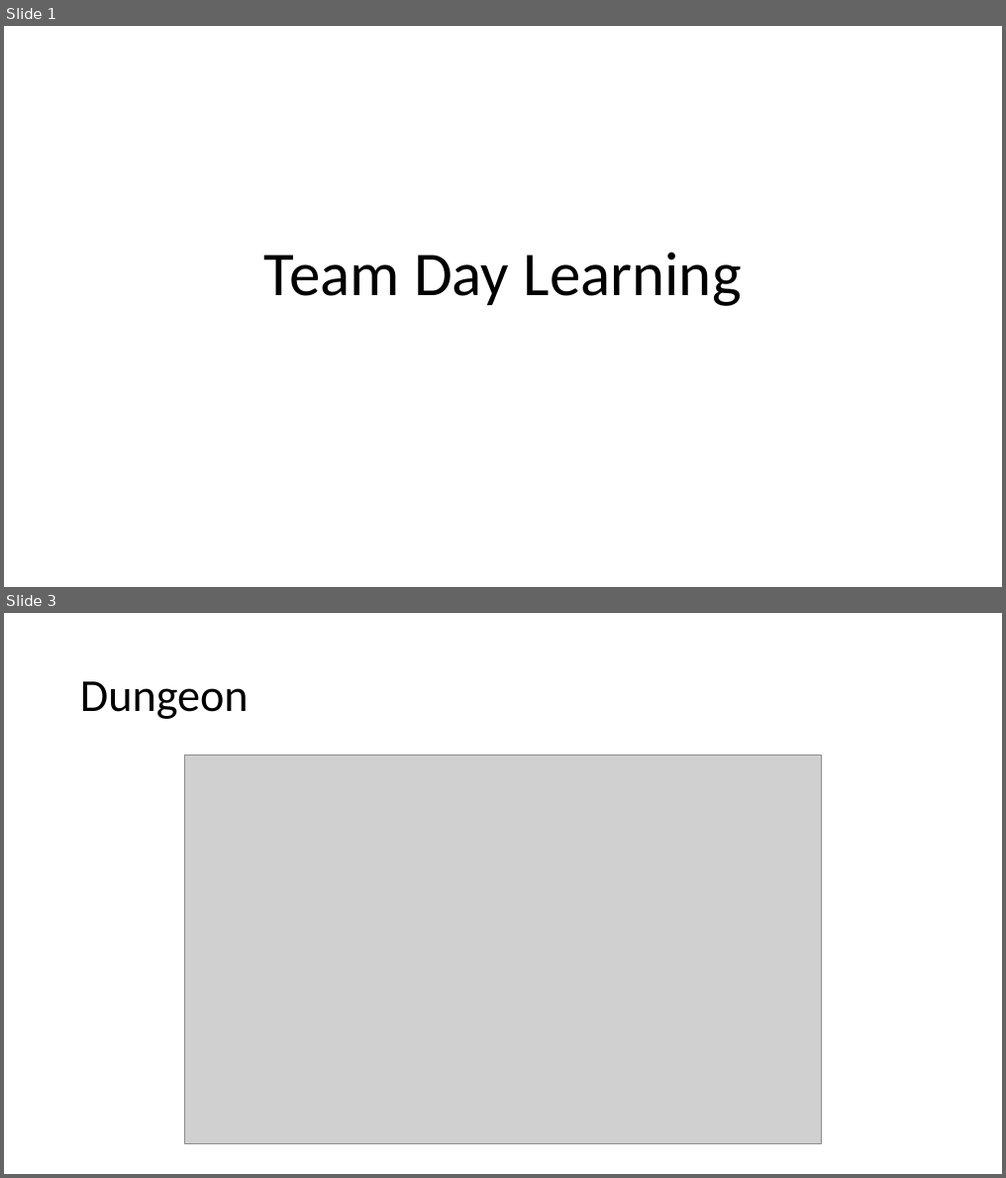
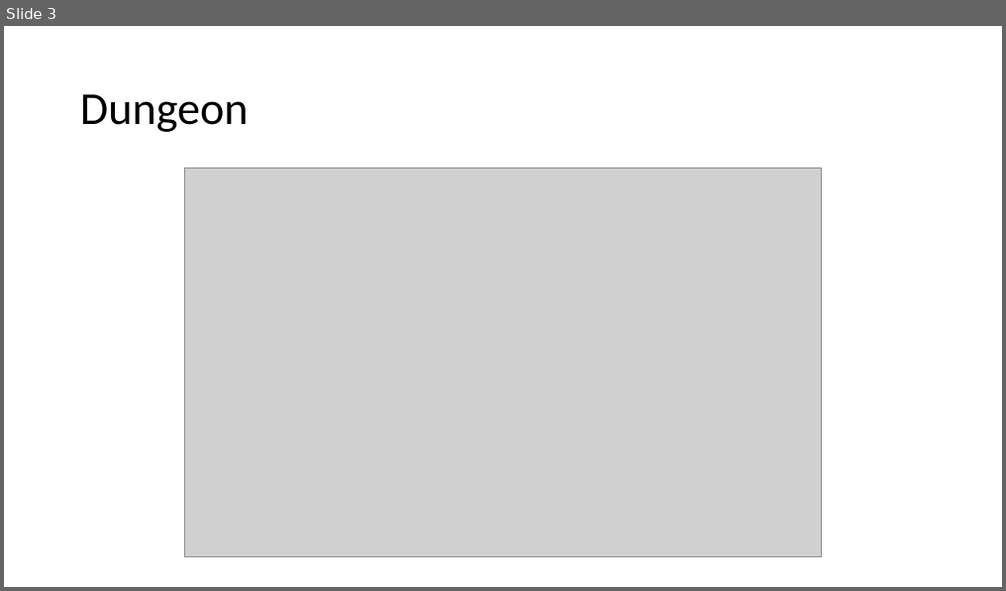
Before and after one commit to edvalin/story, a slide deck: Team Day Learning.pptx. Shown one above the other, each under a label of ours: slides 1 and 3 before the commit, slide 3 after it; the slides between them are not shown. The pictures are 1006x1178 and 1006x591 pixels, drawn with LibreOffice and Linux fonts; fonts in the diff are those of the drawing; grey boxes stand for pictures. Boxes give left, top, right and bottom in pixels: in the first picture for what was removed or moved away, otherwise in the second. Text is boxed around its words. In the diff, an @@ line names an element or a change of style, - is before the commit and + after.

```diff
--- a/Team Day Learning.pptx
+++ b/Team Day Learning.pptx
@@ slide 1 removed at bbox=[4, 26, 1002, 587], background #FFFFFF @@
@@ title removed at bbox=[264, 252, 742, 306] @@
-Team Day Learning
```
Also in this commit, not shown: 3 slides changed, 9 slides added, 2 other slides removed, 7 other files.
